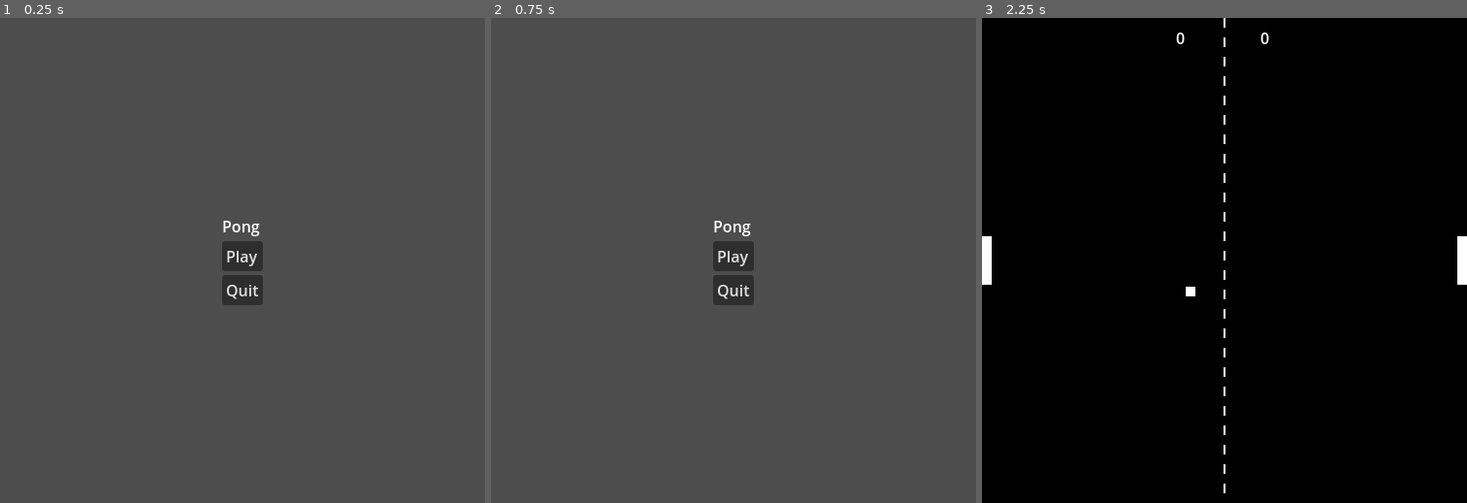
Above: before the commit, frames 1-3 (left to right).
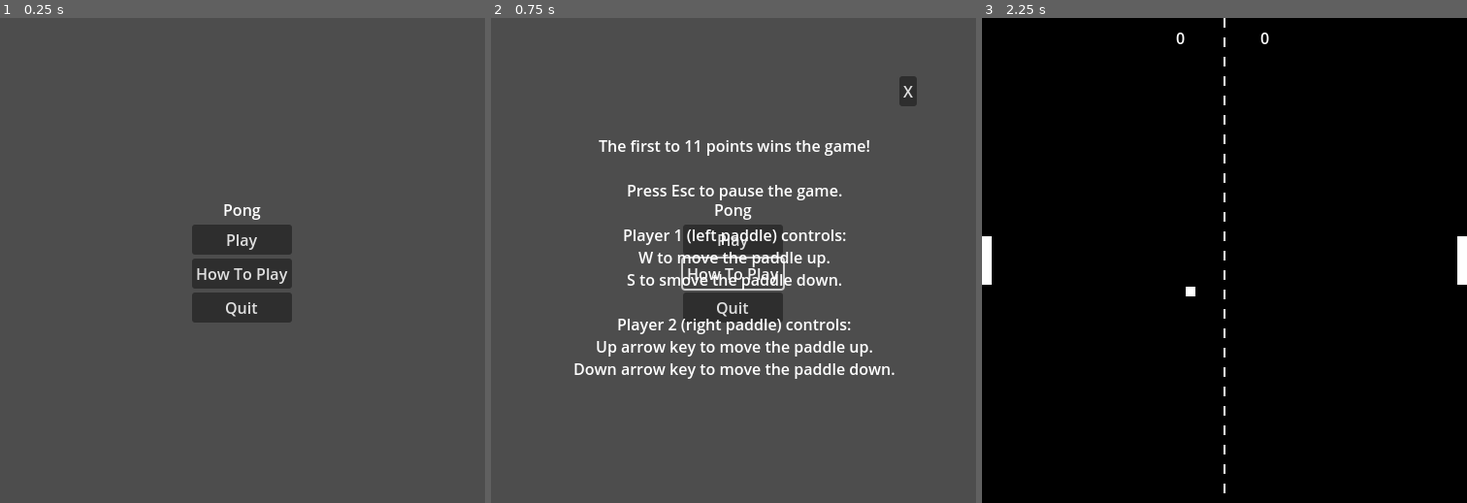
Above: after the commit, the same moments.

Repository: emilabraham/pong
Game: Godot game, scene res://main_menu.tscn
The game is run twice, just before and just after one commit, with the same random seed, the same clock (stepped at 60 frames per second) and the same inputs.
Inputs (mouse positions are in pixels of both pictures, inside the frame that each line leads up to):
- Up to frame 1 (0.25 s): no input
- Up to frame 2 (0.75 s): click (733, 275) at 0.5 s, where only the run after the commit has a clickable "How To Play"
- Up to frame 3 (2.25 s): click (1399, 90) at 1.25 s, where only the run after the commit has a clickable "X"; click "Play" at 2 s

The runs differ from the first frame. In frame 1, 3.3% of the frame differs, in the area x 39-61%, y 38-63%; in frame 2, 6.8%, in the area x 17-88%, y 12-75%; in frame 3, nothing differs.

Commit message:
add HowToPlay button

Diff:
--- a/main_menu.gd
+++ b/main_menu.gd
@@ -1,8 +1,17 @@
 extends Control
+
+
+func _ready() -> void:
+	$HowToPlayCanvas.hide()
 
 func _on_quit_button_pressed() -> void:
 	get_tree().quit()
 
-
 func _on_play_button_pressed() -> void:
 	get_tree().change_scene_to_file("res://main.tscn")
+
+func _on_how_to_play_button_pressed() -> void:
+	$HowToPlayCanvas.show()
+
+func _on_close_button_pressed() -> void:
+	$HowToPlayCanvas.hide()
--- a/main_menu.tscn
+++ b/main_menu.tscn
@@ -22,14 +22,49 @@
 [node name="GameTitle" type="Label" parent="CenterContainer/VBoxContainer"]
 layout_mode = 2
 text = "Pong"
+horizontal_alignment = 1
 
 [node name="PlayButton" type="Button" parent="CenterContainer/VBoxContainer"]
 layout_mode = 2
 text = "Play"
 
+[node name="HowToPlayButton" type="Button" parent="CenterContainer/VBoxContainer"]
+layout_mode = 2
+text = "How To Play"
+
 [node name="QuitButton" type="Button" parent="CenterContainer/VBoxContainer"]
 layout_mode = 2
 text = "Quit"
 
+[node name="HowToPlayCanvas" type="CanvasLayer" parent="."]
+
+[node name="RichTextLabel" type="RichTextLabel" parent="HowToPlayCanvas"]
+offset_left = 80.0
+offset_top = 90.0
+offset_right = 423.0
+offset_bottom = 404.0
+text = "The first to 11 points wins the game!
+
+Press Esc to pause the game.
+
+Player 1 (left paddle) controls:
+W to move the paddle up.
+S to smove the paddle down.
+
+Player 2 (right paddle) controls:
+Up arrow key to move the paddle up.
+Down arrow key to move the paddle down."
+horizontal_alignment = 1
+vertical_alignment = 1
+
+[node name="CloseButton" type="Button" parent="HowToPlayCanvas"]
+offset_left = 421.0
+offset_top = 60.0
+offset_right = 439.0
+offset_bottom = 91.0
+text = "X"
+
 [connection signal="pressed" from="CenterContainer/VBoxContainer/PlayButton" to="." method="_on_play_button_pressed"]
+[connection signal="pressed" from="CenterContainer/VBoxContainer/HowToPlayButton" to="." method="_on_how_to_play_button_pressed"]
 [connection signal="pressed" from="CenterContainer/VBoxContainer/QuitButton" to="." method="_on_quit_button_pressed"]
+[connection signal="pressed" from="HowToPlayCanvas/CloseButton" to="." method="_on_close_button_pressed"]
